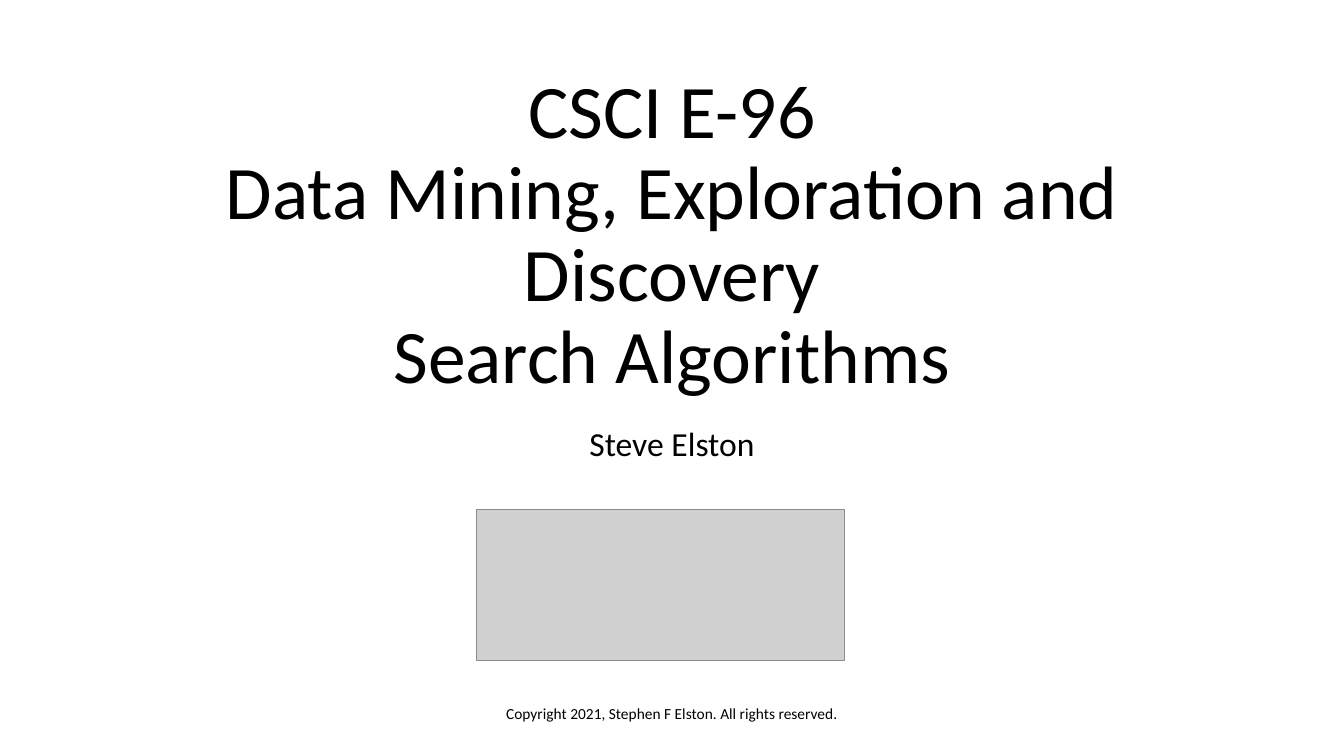
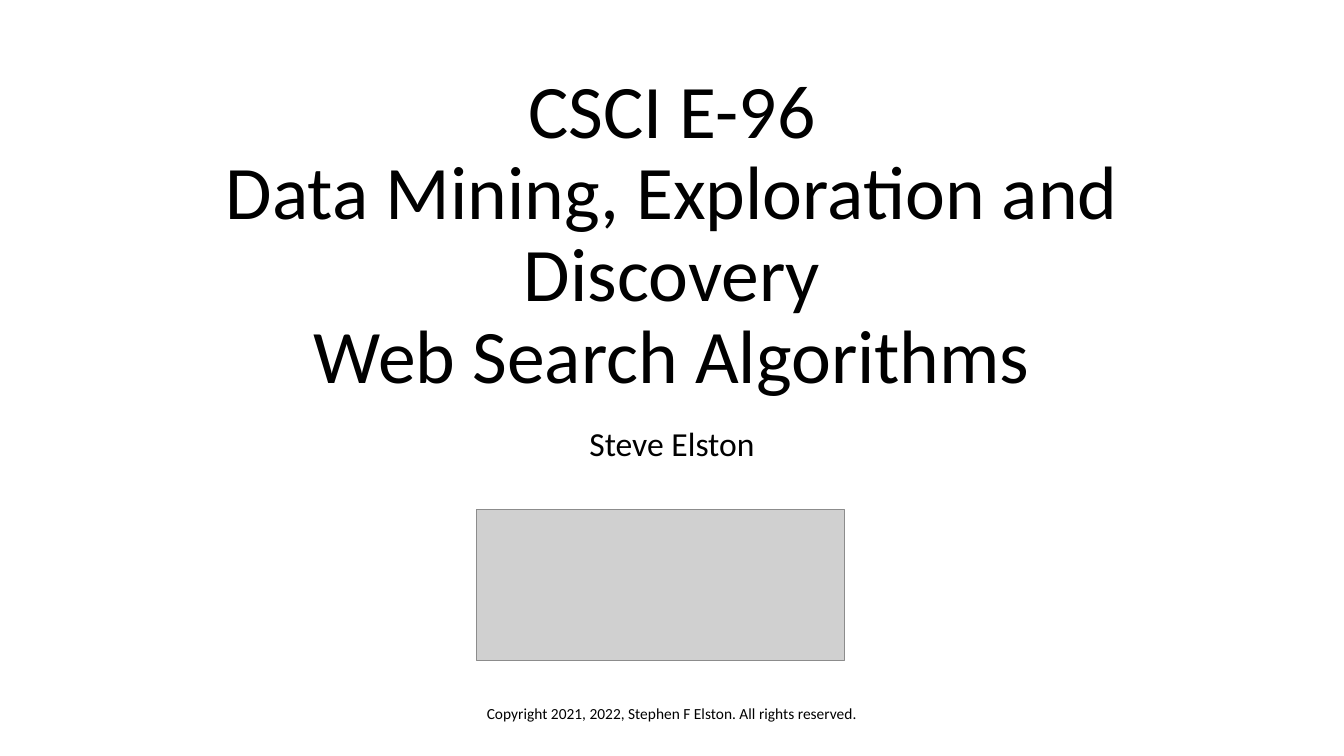
Before and after one commit to StephenElston/CSCI-E-108, a slide deck: slide 1 of slides/5_WebSearching.pptx. Drawn at 1344x756 pixels with LibreOffice and Linux fonts; fonts in the diff are those of the drawing; grey boxes stand for pictures. Boxes give left, top, right and bottom in pixels: in the first picture for what was removed or moved away, otherwise in the second. Text is boxed around its words. In the diff, an @@ line names an element or a change of style, - is before the commit and + after.

```diff
--- a/slides/5_WebSearching.pptx
+++ b/slides/5_WebSearching.pptx
@@ title at (x1=226, y1=87, x2=1118, y2=396): text changed @@
-CSCI E-96
-Data Mining, Exploration and Discovery
-Search Algorithms
+CSCI E-96
+Data Mining, Exploration and Discovery
+Web Search Algorithms
@@ text at (x1=487, y1=708, x2=857, y2=722): text changed @@
-Copyright 2021, Stephen F Elston. All rights reserved.
+Copyright 2021, 2022, Stephen F Elston. All rights reserved.
```
Also in this commit, not shown: 1 other slide changed, 7 slides added, 6 other files.
